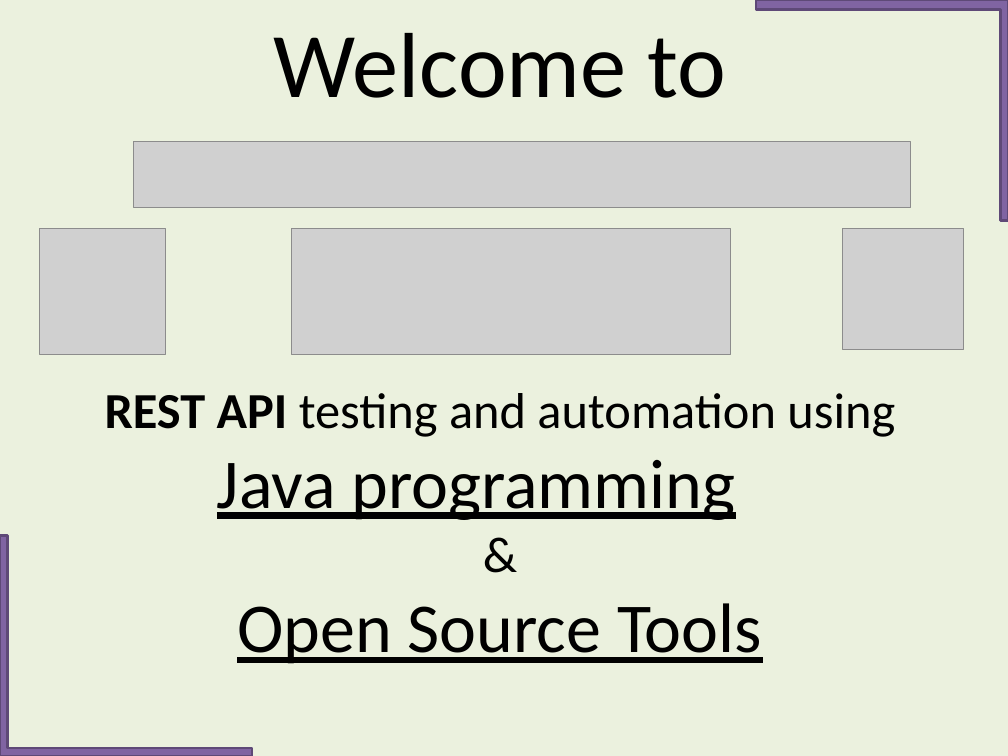
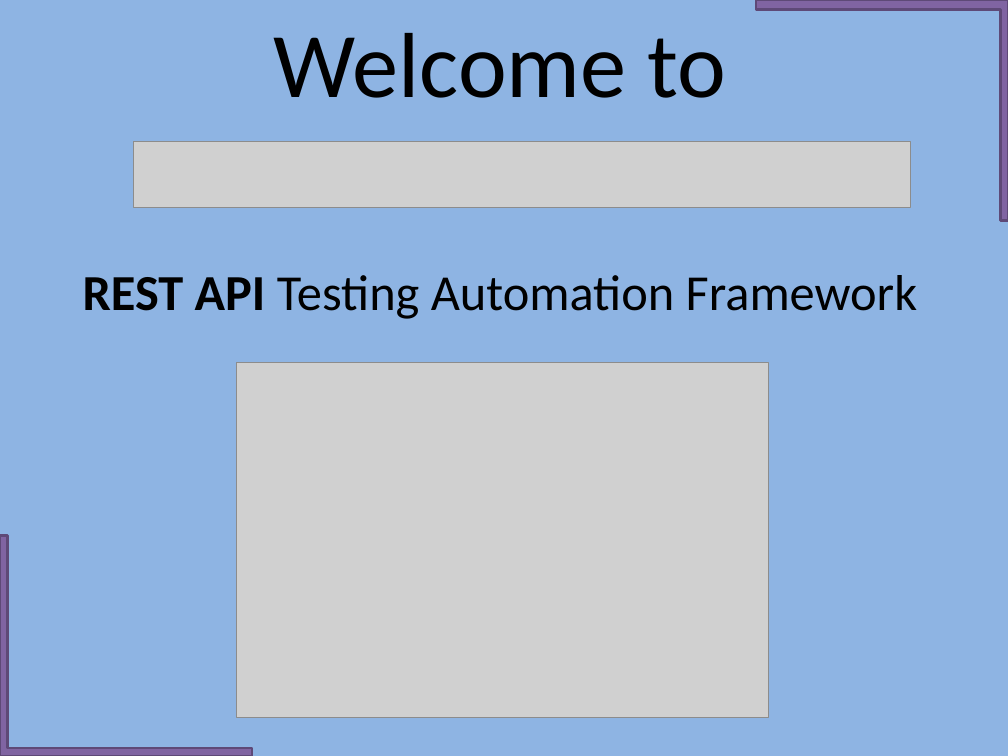
Before and after one commit to imademethink/imademethink_REST_api_automation, a slide deck: slide 1 of PPT_testing_using_Java/REST_API_Testing_Using_Programming_Java.pptx. Drawn at 1008x756 pixels with LibreOffice and Linux fonts; fonts in the diff are those of the drawing; grey boxes stand for pictures. Boxes give left, top, right and bottom in pixels: in the first picture for what was removed or moved away, otherwise in the second. Text is boxed around its words. In the diff, an @@ line names an element or a change of style, - is before the commit and + after.

Commit message:
PPT added
PPT added

```diff
--- a/PPT_testing_using_Java/REST_API_Testing_Using_Programming_Java.pptx
+++ b/PPT_testing_using_Java/REST_API_Testing_Using_Programming_Java.pptx
@@ background #EBF1DE to #8EB4E3 @@
@@ picture removed at (39,229,165,355) @@
@@ picture removed at (291,229,730,355) @@
@@ picture removed at (843,229,964,350) @@
@@ text at (83,275,917,319): text changed @@
-REST API testing and automation using
-Java programming
-&
-Open Source Tools
+REST API Testing Automation Framework
@@ picture added at (236,362,769,717) @@
```
Also in this commit, not shown: 1 slide added, 21 slides removed.
